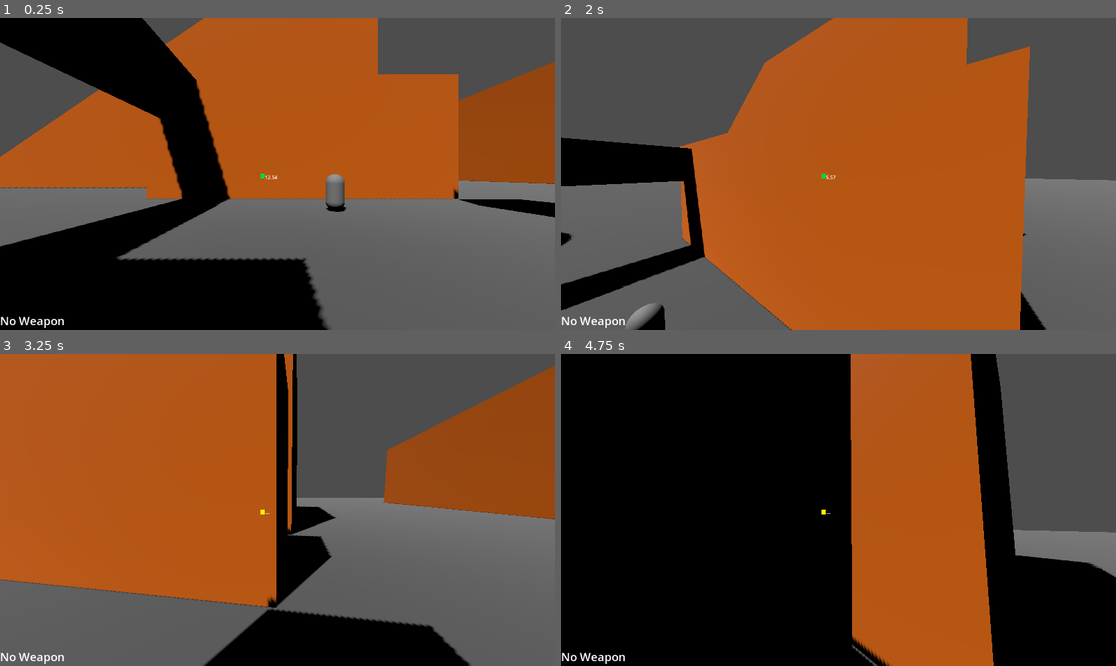
Above: before the commit, frames 1-4 (two rows, left to right).
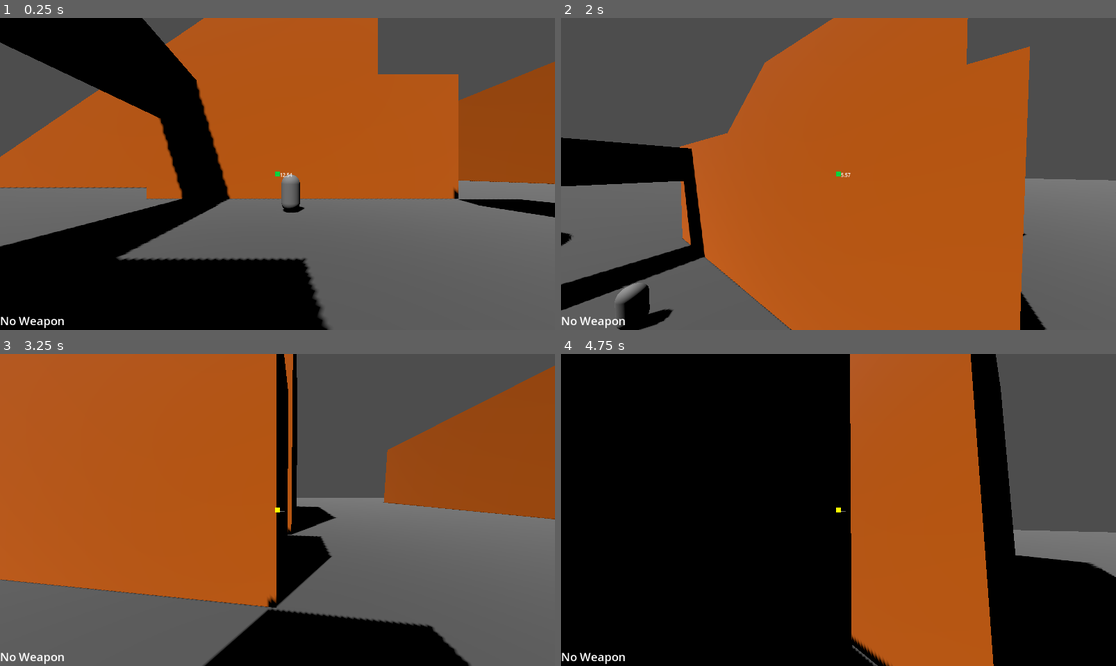
Above: after the commit, the same moments.

Repository: EdmundWohlmuth/Sch-Movement---GODOT
Game: Godot game, scene res://Scenes/Levels/test_level.tscn
Two runs of this game, one before a commit and one after it. Both use one fixed random seed, a clock stepped at 60 frames per second and the inputs below.
Inputs (mouse positions are in pixels of both pictures, inside the frame that each line leads up to):
- Up to frame 1 (0.25 s): no input
- Up to frame 2 (2 s): tap Enter (ui_accept) at 0.5 s; move the mouse to (866, 174) at 0.52 s; hold Right mouse button (grapple) 0.53-1.28 s; hold W (move_forward) from 0.53 s (still down); tap Space (jump) at 0.77, 1.52 s; move the mouse to (810, 174) at 1.27 s; right-click (810, 174) at 1.35 s
- Up to frame 3 (3.25 s): keep holding W (move_forward); move the mouse to (288, 503) at 2.02 s; hold Right mouse button (grapple) 2.03-2.78 s; tap Ctrl (slide) at 2.1 s; move the mouse to (271, 516) at 2.77 s; tap Shift (sprint) at 2.85 s; tap Space (jump) at 3.02 s; right-click (271, 516) at 3.05 s
- Up to frame 4 (4.75 s): keep holding W (move_forward); move the mouse to (877, 513) at 3.52 s; hold Right mouse button (grapple) 3.53-4.28 s; tap Space (jump) at 3.77, 4.52 s; move the mouse to (794, 506) at 4.27 s; right-click (794, 506) at 4.35 s

The runs differ from the first frame. In frame 1, 0.7% of the frame differs, in the area x 46-63%, y 49-63%; in frame 2, 0.9%, in the area x 9-53%, y 49-100%; in frame 3, less than 0.1%; in frame 4, 0.2%.

Commit message:
Ground works for weapon stealing

Diff:
--- a/Scenes/Enemies/enemy.tscn
+++ b/Scenes/Enemies/enemy.tscn
@@ -1,9 +1,13 @@
-[gd_scene load_steps=5 format=3 uid="uid://cdg7loubbna3d"]
+[gd_scene load_steps=7 format=3 uid="uid://cdg7loubbna3d"]
 
 [ext_resource type="Script" uid="uid://dpuniu0yj7mv0" path="res://Scripts/Enemies/enemy_behavior.gd" id="1_613su"]
 [ext_resource type="PackedScene" uid="uid://d30e074jp6nms" path="res://Scenes/Managers/Weapon_Manager.tscn" id="2_jcvw6"]
+[ext_resource type="PackedScene" uid="uid://0omtc6k3agci" path="res://Scenes/Character Nodes/hurt_box.tscn" id="3_x1rqp"]
+[ext_resource type="PackedScene" uid="uid://dn3n6t1lx1hld" path="res://Scenes/Character Nodes/health_node.tscn" id="4_ubio8"]
 
 [sub_resource type="CapsuleShape3D" id="CapsuleShape3D_3pdns"]
+radius = 0.55296
+height = 2.06474
 
 [sub_resource type="CapsuleMesh" id="CapsuleMesh_613su"]
 
@@ -13,10 +17,21 @@
 weapon_manager = NodePath("WeaponManager")
 
 [node name="CollisionShape3D" type="CollisionShape3D" parent="."]
+transform = Transform3D(1, 0, 0, 0, 1, 0, 0, 0, 1, 0, 0.0597714, 0)
 shape = SubResource("CapsuleShape3D_3pdns")
 
 [node name="MeshInstance3D" type="MeshInstance3D" parent="."]
+layers = 2
 mesh = SubResource("CapsuleMesh_613su")
 
 [node name="WeaponManager" parent="." node_paths=PackedStringArray("controller") instance=ExtResource("2_jcvw6")]
 controller = NodePath("..")
+current_weapon = 4
+
+[node name="hurt_box" parent="." node_paths=PackedStringArray("health", "hurtbox") instance=ExtResource("3_x1rqp")]
+health = NodePath("../Health")
+hurtbox = NodePath("../CollisionShape3D")
+
+[node name="Health" parent="." instance=ExtResource("4_ubio8")]
+total_health = 10
+current_health = 10
--- a/Scenes/Levels/test_level.tscn
+++ b/Scenes/Levels/test_level.tscn
@@ -25,9 +25,6 @@
 [node name="TestLevel" type="Node3D"]
 
 [node name="GameplayUi" parent="." instance=ExtResource("1_8sekd")]
-
-[node name="CharacterBody3D" parent="." instance=ExtResource("4_npfmg")]
-transform = Transform3D(1, 0, 0, 0, 1, 0, 0, 0, 1, 3.17515, 1, -8.61575)
 
 [node name="Floor" type="StaticBody3D" parent="."]
 
@@ -141,3 +138,6 @@
 transform = Transform3D(0.866025, 0.433013, -0.25, 0, 0.5, 0.866025, 0.5, -0.75, 0.433013, 0, 56, 35)
 shadow_enabled = true
 shadow_blur = 0.0
+
+[node name="EnemyBody" parent="." instance=ExtResource("4_npfmg")]
+transform = Transform3D(1, 0, 0, 0, 1, 0, 0, 0, 1, 0.715223, 1, -8.45727)
--- a/Scenes/Managers/Weapon_Manager.tscn
+++ b/Scenes/Managers/Weapon_Manager.tscn
@@ -5,6 +5,8 @@
 
 [node name="WeaponManager" type="Node3D"]
 script = ExtResource("1_2c3qj")
+current_weapon = null
+is_player = null
 
 [node name="Node" type="Node" parent="."]
 
--- a/Scenes/Player/player_char.tscn
+++ b/Scenes/Player/player_char.tscn
@@ -31,8 +31,9 @@
 fov = 90.0
 
 [node name="RayCast3D" type="RayCast3D" parent="Head/Camera3D"]
+transform = Transform3D(1, 0, 0, 0, 1, 0, 0, 0, 1, 0, 0, -0.466261)
 target_position = Vector3(0, 0, -25)
-collision_mask = 15
+collision_mask = 3
 debug_shape_custom_color = Color(1, 0, 1, 1)
 
 [node name="WallRunShapeCast" type="ShapeCast3D" parent="."]
--- a/Scenes/UI/Gameplay UI.tscn
+++ b/Scenes/UI/Gameplay UI.tscn
@@ -14,14 +14,18 @@
 in_range_color = Color(0, 0.831373, 0.243137, 1)
 grapple_recharge_color = Color(1, 1, 0, 1)
 
-[node name="ColorRect" type="ColorRect" parent="."]
+[node name="AspectRatioContainer" type="AspectRatioContainer" parent="."]
+layout_mode = 0
+offset_right = 1152.0
+offset_bottom = 648.0
+
+[node name="ColorRect" type="ColorRect" parent="AspectRatioContainer"]
+custom_minimum_size = Vector2(10, 10)
 layout_mode = 2
-offset_left = 540.0
-offset_top = 324.0
-offset_right = 550.0
-offset_bottom = 334.0
+size_flags_horizontal = 4
+size_flags_vertical = 4
 
-[node name="RichTextLabel" type="RichTextLabel" parent="ColorRect"]
+[node name="RichTextLabel" type="RichTextLabel" parent="AspectRatioContainer/ColorRect"]
 layout_mode = 2
 offset_left = 10.0
 offset_right = 75.0
@@ -35,11 +39,6 @@
 fit_content = true
 scroll_active = false
 
-[node name="AspectRatioContainer" type="AspectRatioContainer" parent="."]
-layout_mode = 0
-offset_right = 1152.0
-offset_bottom = 648.0
-
 [node name="WeaponLabel" type="Label" parent="."]
 layout_mode = 0
 offset_top = 612.0
--- a/Scripts/Enemies/enemy_behavior.gd
+++ b/Scripts/Enemies/enemy_behavior.gd
@@ -4,9 +4,10 @@
 const JUMP_VELOCITY = 4.5
 
 @export var weapon_manager:weapon_node
+var current_weapon:weapon_base
 
 func _ready() -> void:
-  pass
+  weapon_manager.node_owner = self
 
 func _physics_process(delta: float) -> void:
   # Add the gravity.
--- a/Scripts/Managers/WeaponManager.gd
+++ b/Scripts/Managers/WeaponManager.gd
@@ -16,11 +16,18 @@
 }
 
 @export var current_weapon:weapons
-@export var is_player:bool
+@export var is_player:bool = false
+var node_owner:CharacterBody3D
 
 func _ready() -> void:
   pass
 
-func set_weapon() -> void:
-  #if is_player:
-  pass
+func set_weapon(weapon:weapons, is_stolen:bool = false) -> void:
+  current_weapon = weapon
+
+  if is_player:
+    print("new gun")
+  elif !is_player && is_stolen:
+    print("my gun!")
+  elif !is_player && !is_stolen:
+    print("rearmed!")
--- a/Scripts/PlayerChar/player_char.gd
+++ b/Scripts/PlayerChar/player_char.gd
@@ -59,11 +59,16 @@
 @onready var coyote_timer = $CoyoteTimer
 @onready var slide_cooldown_timer = $SlideCooldownTimer
 
+#NODES
+@onready var weapon_manager:weapon_node = $WeaponManager
+
 # Get the gravity from the project settings to be synced with RigidBody nodes.
 var gravity = ProjectSettings.get_setting("physics/3d/default_gravity")
 
 func _ready():
   Input.mouse_mode = Input.MOUSE_MODE_CAPTURED
+  weapon_manager.is_player = true
+  weapon_manager.node_owner = self
 
 # Handles the mouse looking
 func _input(event):
@@ -96,17 +101,7 @@
   if Input.is_action_pressed("grapple") && can_grapple && is_grappling: grapple_pull(delta)
   elif Input.is_action_just_released("grapple") && is_grappling: grapple_end()
 
-  # set crosshair stuff
-  if grapple_cast.is_colliding() && can_grapple:
-    SignalManager.emit_signal("send_dist_info", self.position.distance_to(grapple_cast.get_collision_point()))
-    if grapple_cast.get_collider().collision_layer == 1: SignalManager.emit_signal("update_crosshair", 2)
-    else: SignalManager.emit_signal("update_crosshair", 2)
-  elif grapple_cast.is_colliding() && can_grapple:
-    SignalManager.emit_signal("update_crosshair", 3)
-  else:
-    SignalManager.emit_signal("out_of_range_text")
-    if can_grapple: SignalManager.emit_signal("update_crosshair", 0)
-    else: SignalManager.emit_signal("update_crosshair", 3)
+  set_crosshair_juice()
 
 
   handle_jump()
@@ -231,6 +226,19 @@
 
     is_grappling = true
 
+# Emit signal to UI for crosshair colors and juice
+func set_crosshair_juice():
+  if grapple_cast.is_colliding() && can_grapple:
+    SignalManager.emit_signal("send_dist_info", self.position.distance_to(grapple_cast.get_collision_point()))
+    if grapple_cast.get_collider().collision_layer == 1: SignalManager.emit_signal("update_crosshair", 2)
+    else: SignalManager.emit_signal("update_crosshair", 1)
+  elif grapple_cast.is_colliding() && can_grapple:
+    SignalManager.emit_signal("update_crosshair", 3)
+  else:
+    SignalManager.emit_signal("out_of_range_text")
+    if can_grapple: SignalManager.emit_signal("update_crosshair", 0)
+    else: SignalManager.emit_signal("update_crosshair", 3)
+
 # determines what function is played when the grapple connects with a collision
 func check_grapple_type():
     if !grapple_cast.is_colliding(): return
@@ -253,9 +261,8 @@
 
 func weapon_steal():
   var cast_target = grapple_cast.get_collider()
-
-  print(str(cast_target))
-
+  weapon_manager.set_weapon(cast_target.weapon_manager.current_weapon)
+  cast_target.weapon_manager.set_weapon(weapon_manager.weapons.MELEE, true)
 
 func wallrun_juice():
   if is_on_wall: camera.rotation += Vector3((wallrun_tilt_angle * -wall_normal.x), 0, (wallrun_tilt_angle * -wall_normal.z))
--- a/Scripts/UI/gameplay_ui.gd
+++ b/Scripts/UI/gameplay_ui.gd
@@ -1,7 +1,7 @@
 extends Control
 
-@onready var color_rect: ColorRect = $ColorRect
-@onready var dist_label: RichTextLabel = $ColorRect/RichTextLabel
+@onready var color_rect: ColorRect = $AspectRatioContainer/ColorRect
+@onready var dist_label: RichTextLabel = $AspectRatioContainer/ColorRect/RichTextLabel
 @onready var weapon_label:Label = $WeaponLabel
 
 @export var out_of_range_color:Color
